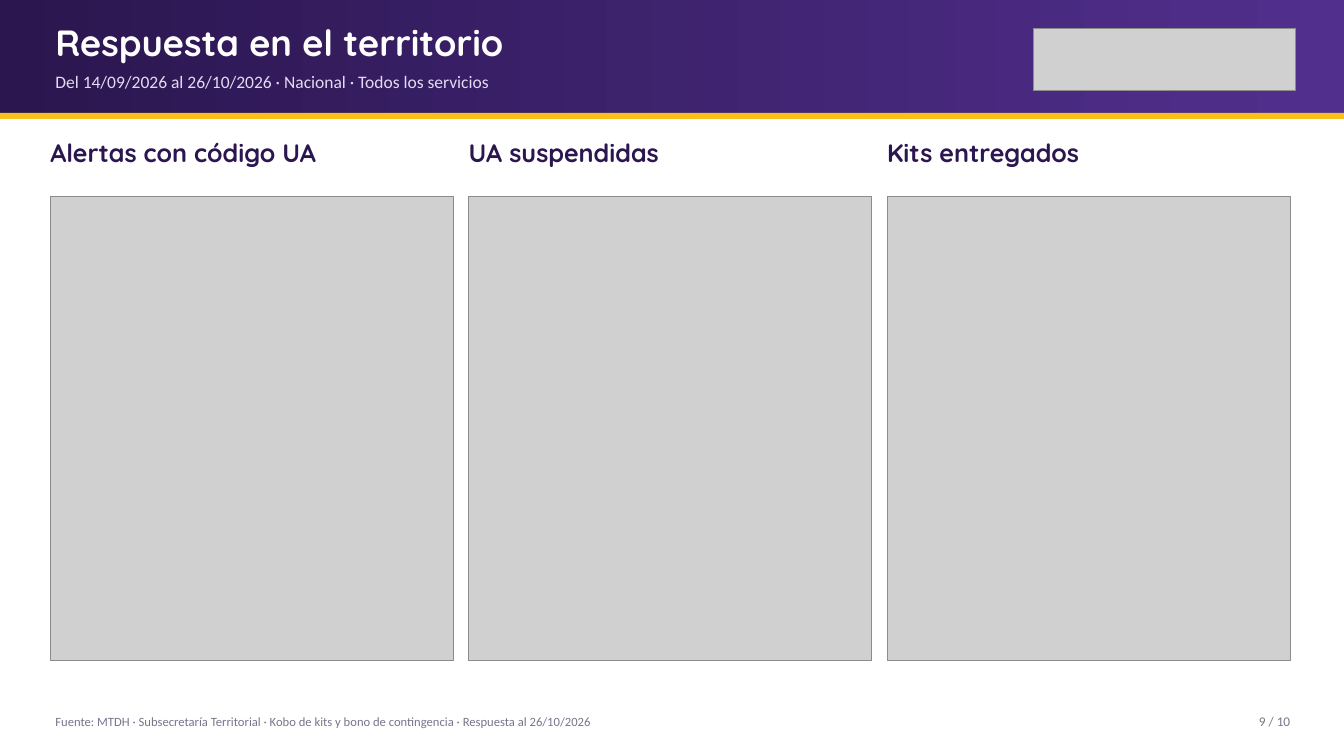
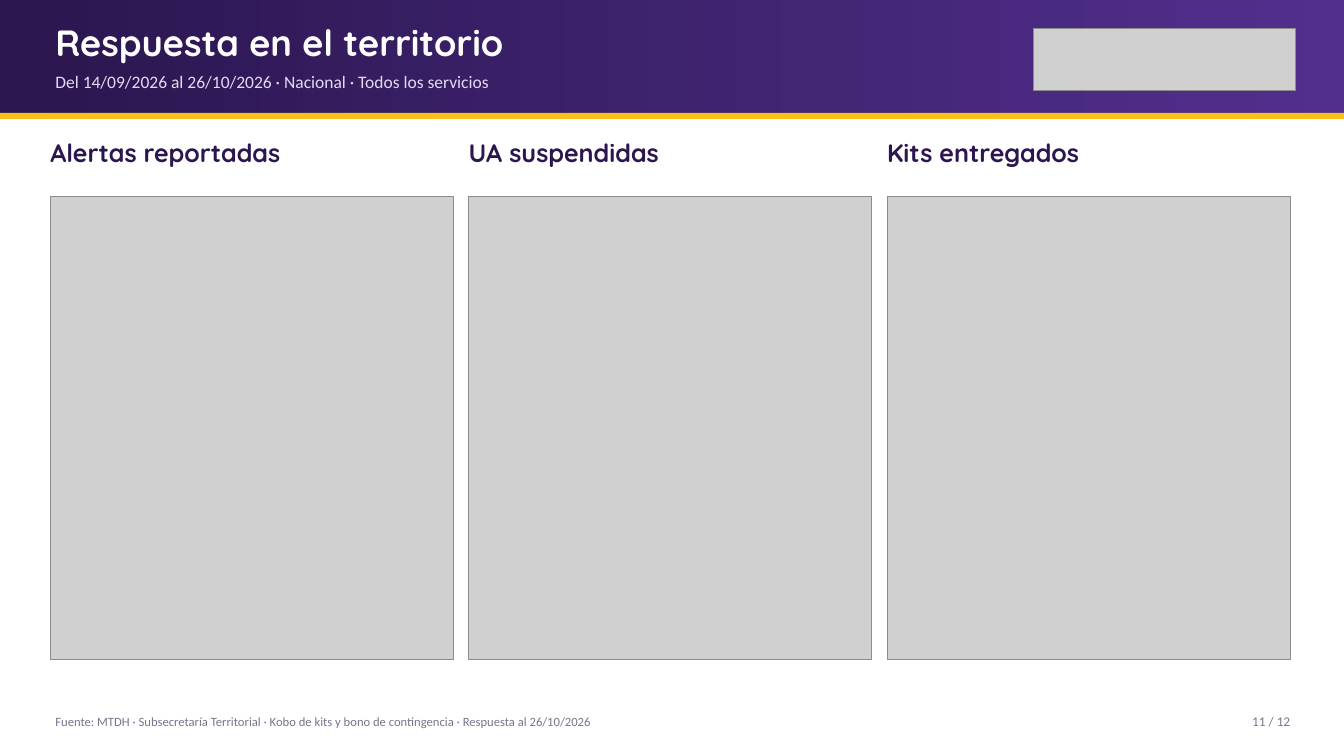
Before and after one commit to JuanAmbuludi/Sistema-Reporte-MTDH, a slide deck: slide 11 of docs/reportes/Seguimiento_ENOS_2026-10-26.pptx (slide 9 before the commit). Drawn at 1344x756 pixels with LibreOffice and Linux fonts; fonts in the diff are those of the drawing; grey boxes stand for pictures. Boxes give left, top, right and bottom in pixels: in the first picture for what was removed or moved away, otherwise in the second. Text is boxed around its words. In the diff, an @@ line names an element or a change of style, - is before the commit and + after.

```diff
--- a/docs/reportes/Seguimiento_ENOS_2026-10-26.pptx
+++ b/docs/reportes/Seguimiento_ENOS_2026-10-26.pptx
@@ text at <box>50,143,281,167</box>: text changed @@
-Alertas con código UA
+Alertas reportadas
@@ text at <box>1252,717,1290,726</box>: text changed @@
-9 / 10
+11 / 12
```
Also in this commit, not shown: 9 other slides changed, 2 slides added, 14 other files.
